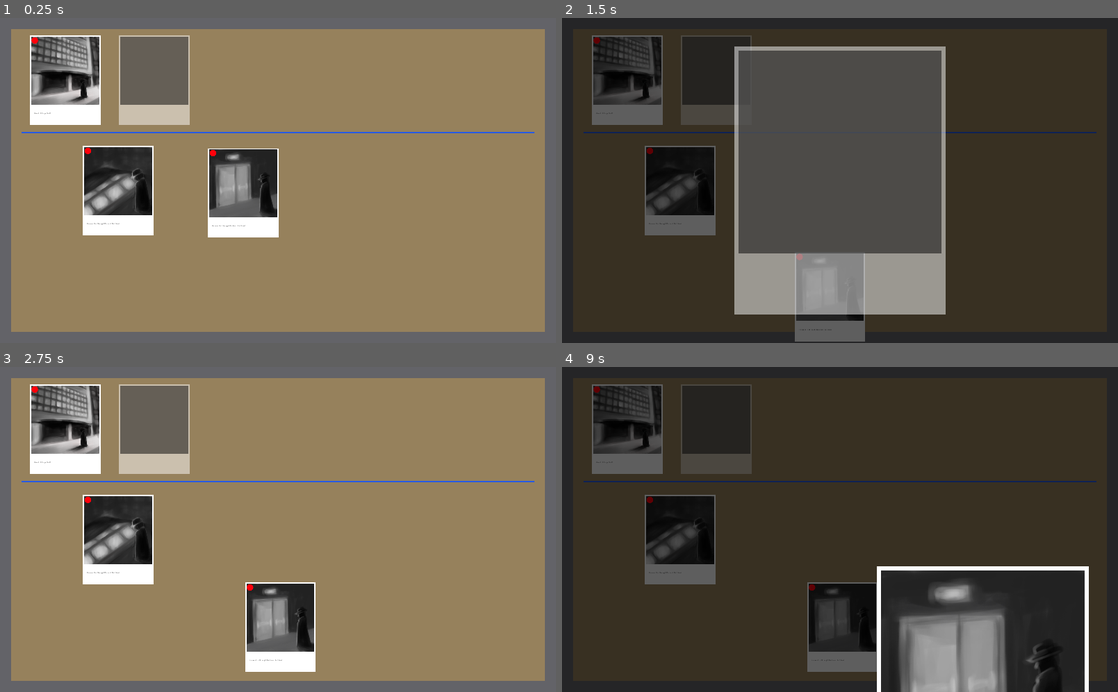
Above: before the commit, frames 1-4 (two rows, left to right).
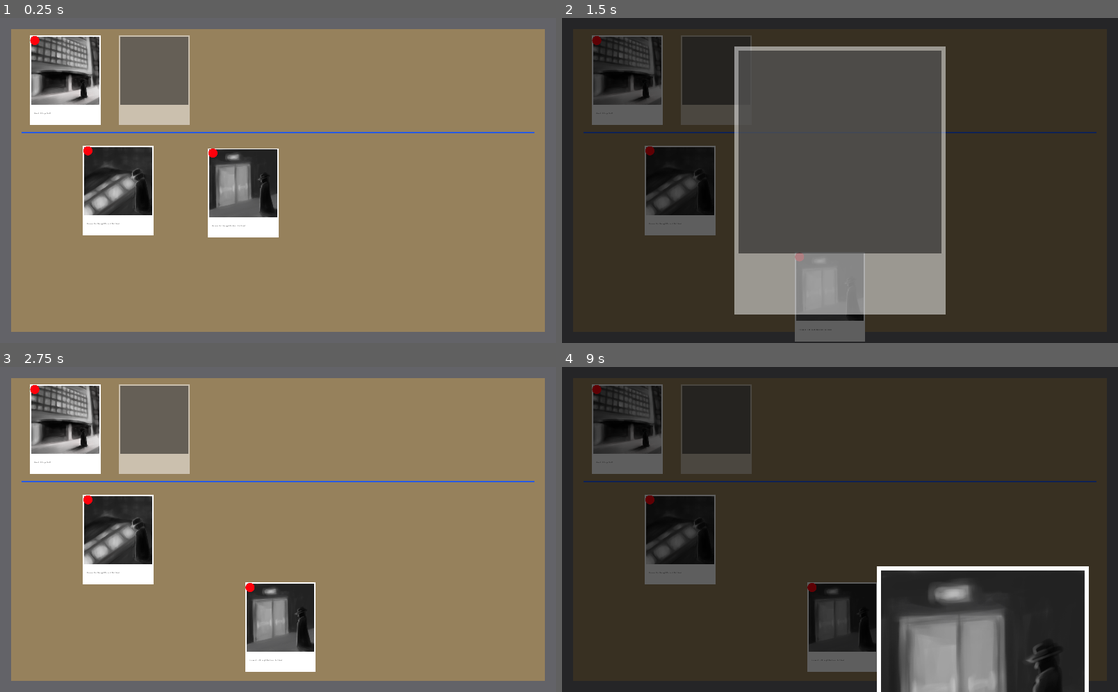
Above: after the commit, the same moments.

Repository: IanWark/VGADGameJamWinter2019
Game: Godot game, scene res://scenes/game_screen.tscn
Two runs of this game, one before a commit and one after it. Both use one fixed random seed, a clock stepped at 60 frames per second and the inputs below.
Inputs (mouse positions are in pixels of both pictures, inside the frame that each line leads up to):
- Up to frame 1 (0.25 s): no input
- Up to frame 2 (1.5 s): tap Enter at 0.5 s; move the mouse to (628, 79) at 0.52 s; press the mouse at (628, 79) at 0.53 s; tap Space at 1.25 s; move the mouse to (717, 79) at 1.27 s; release the mouse at (717, 79) at 1.28 s; right-click (717, 79) at 1.35 s
- Up to frame 3 (2.75 s): move the mouse to (116, 539) at 2.02 s; press the mouse at (116, 539) at 2.03 s
- Up to frame 4 (9 s): tap Enter at 2.75, 4.25 s; move the mouse to (840, 627) at 2.77 s; release the mouse at (840, 627) at 2.78 s; right-click (840, 627) at 2.85 s; tap Space at 3.5, 5 s; move the mouse to (1006, 578) at 3.52 s; press the mouse at (1006, 578) at 3.53 s; move the mouse to (673, 480) at 4.27 s; release the mouse at (673, 480) at 4.28 s; right-click (673, 480) at 4.35 s; move the mouse to (867, 529) at 5.02 s; press the mouse at (867, 529) at 5.03 s; move the mouse to (756, 448) at 5.77 s; release the mouse at (756, 448) at 5.78 s; right-click (756, 448) at 5.85 s; move the mouse to (962, 513) at 6.52 s; press the mouse at (962, 513) at 6.53 s; move the mouse to (728, 545) at 7.27 s; release the mouse at (728, 545) at 7.28 s; right-click (728, 545) at 7.35 s; move the mouse to (895, 458) at 8.02 s; press the mouse at (895, 458) at 8.03 s; move the mouse to (812, 594) at 8.77 s; release the mouse at (812, 594) at 8.78 s; right-click (812, 594) at 8.85 s

The runs differ from the first frame. In frame 1, less than 0.1% of the frame differs, in the area x 5-40%, y 5-43%; in frame 2, less than 0.1%; in frame 3, less than 0.1%, in the area x 5-46%, y 5-70%; in frame 4, less than 0.1%.

Commit message:
Increase size of pin and add collision shape

Diff:
--- a/scenes/events/event.tscn
+++ b/scenes/events/event.tscn
@@ -10,9 +10,13 @@
 custom_solver_bias = 0.0
 extents = Vector2( 260, 340 )
 
-[sub_resource type="Animation" id=2]
+[sub_resource type="CircleShape2D" id=2]
 
-resource_name = "fade_in"
+custom_solver_bias = 0.0
+radius = 10.0
+
+[sub_resource type="Animation" id=3]
+
 length = 1.0
 loop = false
 step = 0.1
@@ -49,6 +53,7 @@
 [node name="CollisionShape2D" type="CollisionShape2D" parent="Area2D" index="0"]
 
 shape = SubResource( 1 )
+_sections_unfolded = [ "Z Index" ]
 
 [node name="Image" type="Sprite" parent="." index="1"]
 
@@ -82,7 +87,27 @@
 [node name="Pin" type="Sprite" parent="." index="3"]
 
 position = Vector2( -223.804, -293.952 )
+scale = Vector2( 1.4, 1.4 )
 texture = ExtResource( 4 )
+_sections_unfolded = [ "Transform" ]
+
+[node name="Area2D" type="Area2D" parent="Pin" index="0"]
+
+input_pickable = true
+gravity_vec = Vector2( 0, 1 )
+gravity = 98.0
+linear_damp = 0.1
+angular_damp = 1.0
+audio_bus_override = false
+audio_bus_name = "Master"
+
+[node name="CollisionShape2D" type="CollisionShape2D" parent="Pin/Area2D" index="0"]
+
+position = Vector2( 0.140564, 0.0472565 )
+scale = Vector2( 2.45961, 2.45961 )
+z_index = 1
+shape = SubResource( 2 )
+_sections_unfolded = [ "Z Index" ]
 
 [node name="AnimationPlayer" type="AnimationPlayer" parent="." index="4"]
 
@@ -91,7 +116,7 @@
 playback_process_mode = 1
 playback_default_blend_time = 0.0
 playback_speed = 1.0
-anims/fade_in = SubResource( 2 )
+anims/fade_in = SubResource( 3 )
 blend_times = [  ]
 
 [connection signal="mouse_entered" from="Area2D" to="." method="_on_Area2D_mouse_entered"]
--- a/scenes/game_screen.tscn
+++ b/scenes/game_screen.tscn
@@ -1,11 +1,10 @@
-[gd_scene load_steps=11 format=2]
+[gd_scene load_steps=10 format=2]
 
 [ext_resource path="res://scripts/main.gd" type="Script" id=1]
 [ext_resource path="res://scenes/events/event_0_jam.tscn" type="PackedScene" id=2]
 [ext_resource path="res://scenes/events/event_1_unknown.tscn" type="PackedScene" id=3]
-[ext_resource path="res://art/event_background.png" type="Texture" id=4]
-[ext_resource path="res://scenes/events/event_1_a.tscn" type="PackedScene" id=5]
-[ext_resource path="res://scenes/events/event_1_b.tscn" type="PackedScene" id=6]
+[ext_resource path="res://scenes/events/event_1_a.tscn" type="PackedScene" id=4]
+[ext_resource path="res://scenes/events/event_1_b.tscn" type="PackedScene" id=5]
 
 [sub_resource type="Gradient" id=1]
 
@@ -202,9 +201,6 @@
 _sections_unfolded = [ "Mouse" ]
 
 [node name="event_unknown" parent="Locked Events/event_sequence/event_pos_1/Control" index="0" instance=ExtResource( 3 )]
-
-scale = Vector2( 0.25, 0.25 )
-texture = ExtResource( 4 )
 
 [node name="Line2D" type="Line2D" parent="Locked Events" index="2"]
 
Not shown: 1 places in scenes/events/event.tscn that only renumber resources
Not shown: 1 places in scenes/game_screen.tscn that only renumber resources
